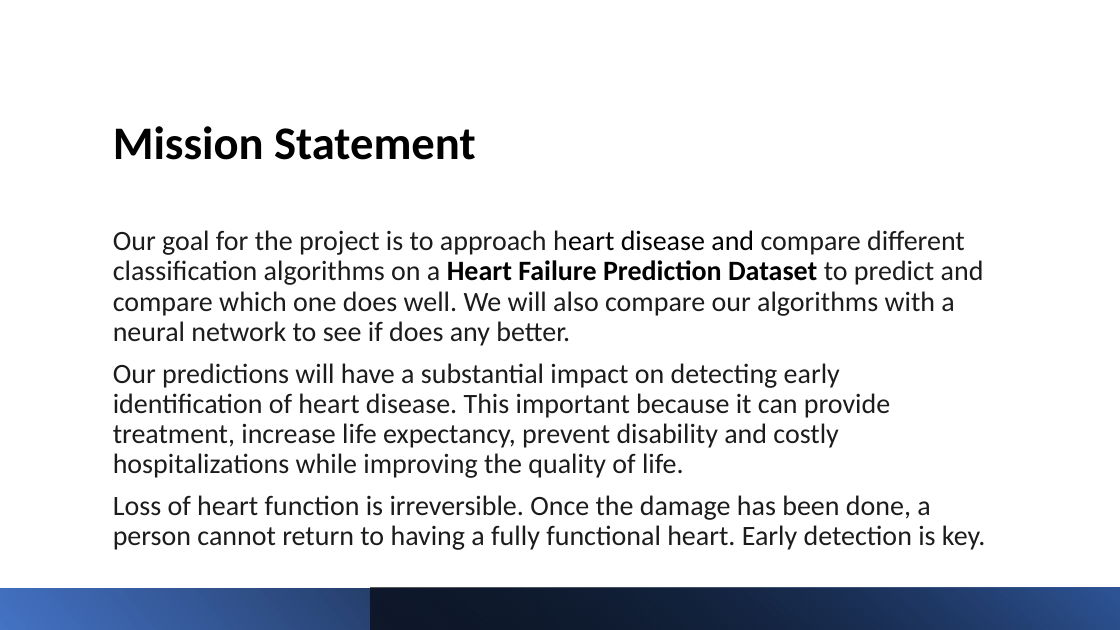
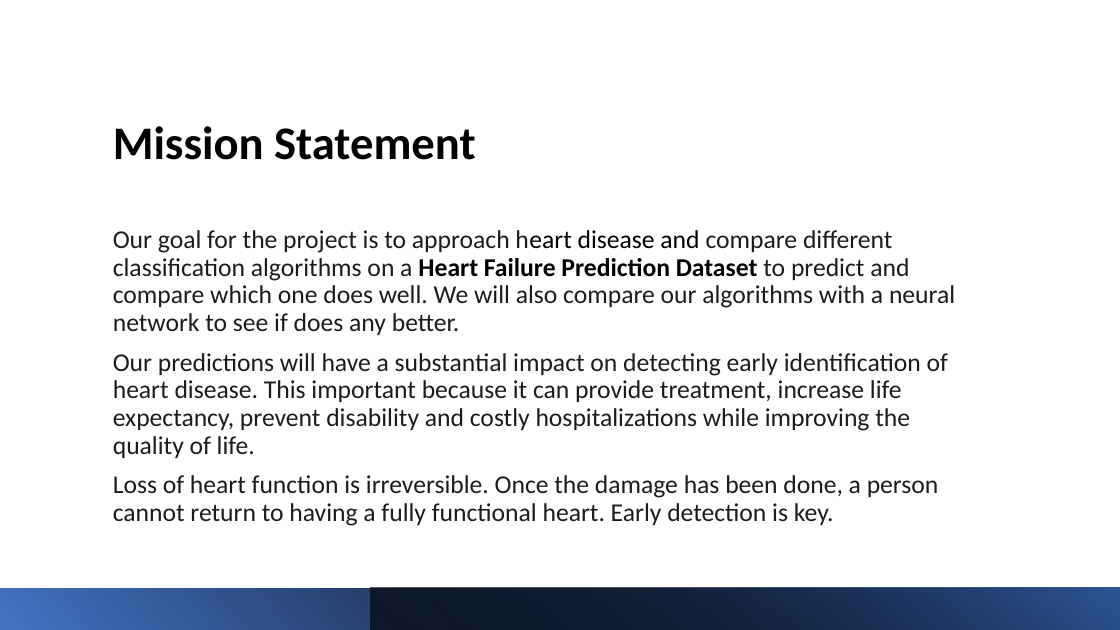
Before and after one commit to harshgit/cs613-final-project, a slide deck: slide 2 of presentation slides/CS613-FinalProject-Presentation.pptx. Drawn at 1120x630 pixels with LibreOffice and Linux fonts; fonts in the diff are those of the drawing. Boxes give left, top, right and bottom in pixels: in the first picture for what was removed or moved away, otherwise in the second. Text is boxed around its words. In the diff, an @@ line names an element or a change of style, - is before the commit and + after.

```diff
--- a/presentation slides/CS613-FinalProject-Presentation.pptx
+++ b/presentation slides/CS613-FinalProject-Presentation.pptx
@@ text "Our goal for the project ..." at box(113, 230, 955, 526): size 24 to 22 pt @@
```
Also in this commit, not shown: 1 other slide changed.
